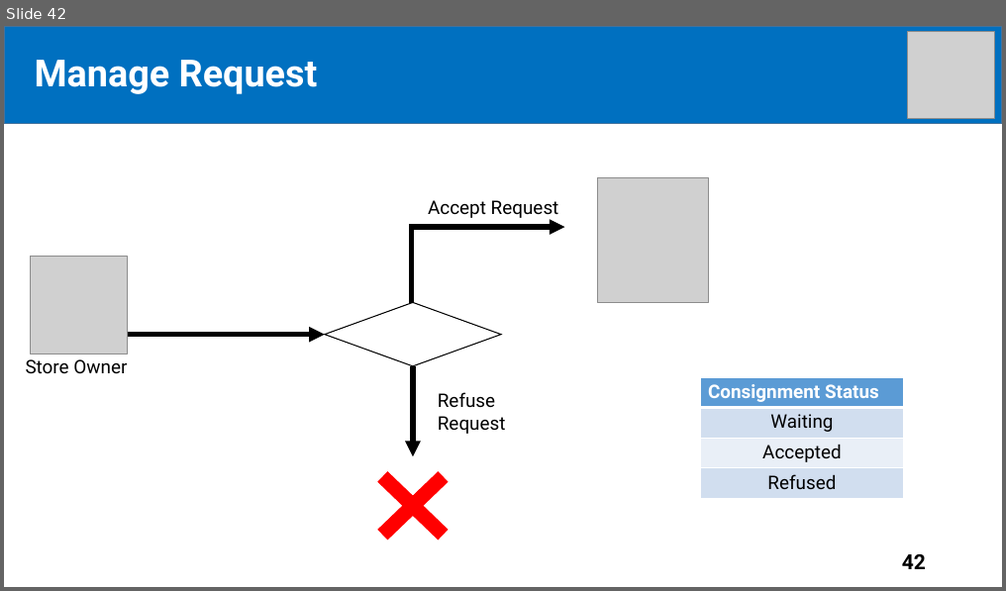
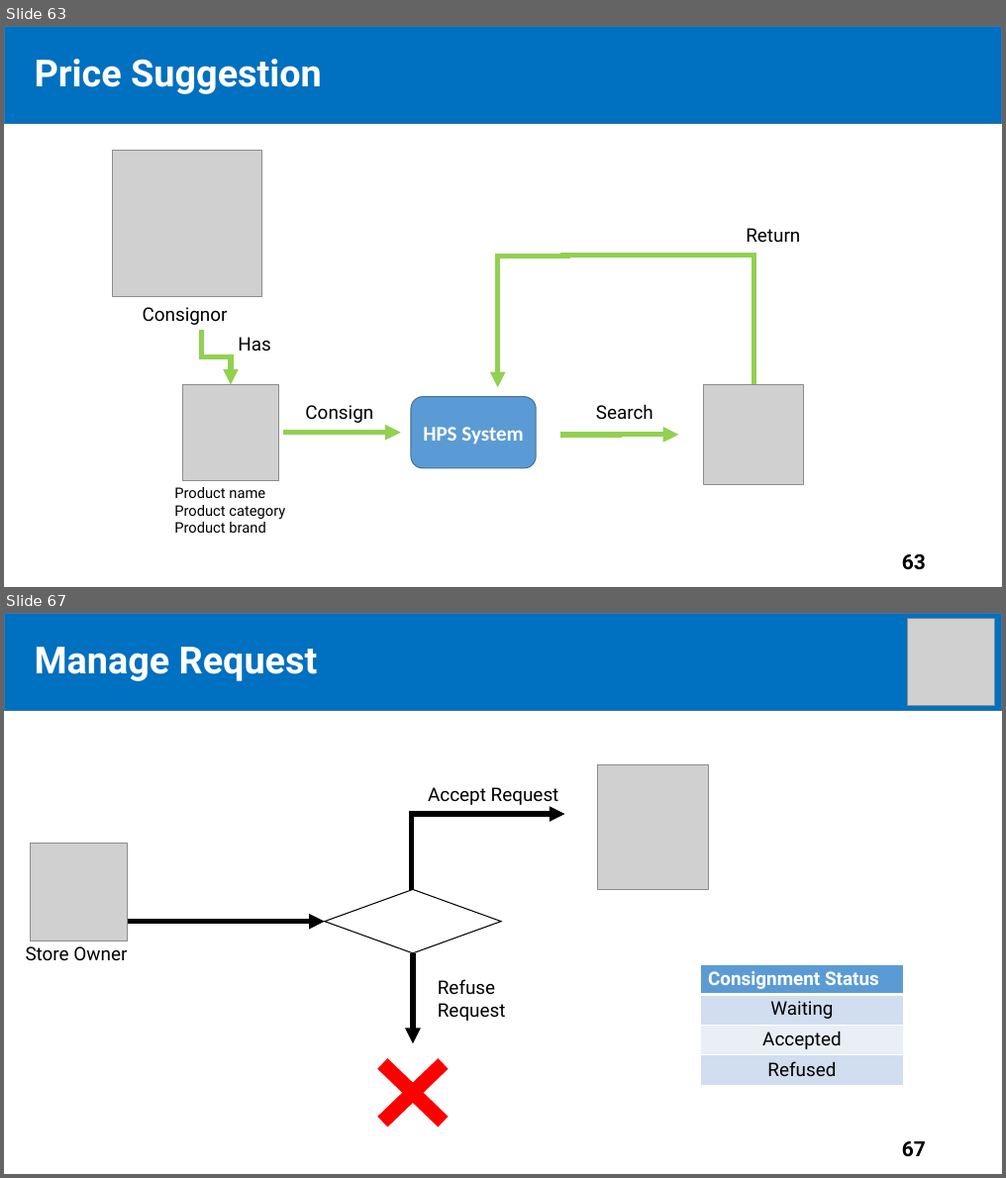
Before and after one commit to tiendan3108/CP, a slide deck: Source/Presentation/PreFinalPresentation.pptx. Shown one above the other, each under a label of ours: slide 42 before the commit, slides 63 and 67 after it; the slides between them are not shown. The pictures are 1006x591 and 1006x1178 pixels, drawn with LibreOffice and Linux fonts; fonts in the diff are those of the drawing; grey boxes stand for pictures. Boxes give left, top, right and bottom in pixels: in the first picture for what was removed or moved away, otherwise in the second. Text is boxed around its words. In the diff, an @@ line names an element or a change of style, - is before the commit and + after.

```diff
--- a/Source/Presentation/PreFinalPresentation.pptx
+++ b/Source/Presentation/PreFinalPresentation.pptx
@@ slide 63 added at bbox=[4, 26, 1002, 587], background #FFFFFF @@
@@ rectangle added at bbox=[4, 26, 1002, 123], fill #0070C0, outline #43739E 1 pt @@
@@ text added at bbox=[35, 59, 322, 94], 36 pt, text #FFFFFF, bold @@
+Price Suggestion
@@ title added at bbox=[61, 64, 209, 94], 44 pt, text #FFFFFF, bold @@
+Outline
@@ picture added at bbox=[113, 151, 261, 297] @@
@@ text added at bbox=[746, 228, 800, 242], 18 pt, text #000000 @@
+Return
@@ elbow arrow added from (567, 256) to (498, 387), #92D050 5 pt @@
@@ elbow line added from (754, 384) to (561, 256), #92D050 5 pt @@
@@ text added at bbox=[143, 307, 228, 325], 18 pt, text #000000 @@
+Consignor
@@ elbow arrow added from (202, 330) to (231, 384), #92D050 5 pt @@
@@ text added at bbox=[238, 337, 270, 351], 18 pt, text #000000 @@
+Has
@@ picture added at bbox=[183, 384, 279, 480] @@
@@ text added at bbox=[305, 405, 373, 423], 18 pt, text #000000 @@
+Consign
@@ rounded rectangle added at bbox=[411, 397, 537, 470], fill #5B9BD5, outline #43739E 1 pt, 20 pt, text #FFFFFF, bold @@
+HPS System
@@ text added at bbox=[596, 404, 653, 420], 18 pt, text #000000 @@
+Search
@@ picture added at bbox=[704, 384, 804, 484] @@
@@ elbow arrow added from (283, 433) to (401, 433), #92D050 5 pt @@
@@ elbow arrow added from (561, 435) to (678, 435), #92D050 5 pt @@
@@ text added at bbox=[174, 487, 285, 533], 14 pt, text #000000 @@
+Product name
+Product category
+Product brand
@@ page number added at bbox=[902, 555, 926, 570], 20 pt, text #000000, bold @@
+63
@@ what was slide 42 is now slide 67 @@
@@ page number at bbox=[902, 1142, 926, 1157]: text changed @@
-42
+67
```
Also in this commit, not shown: 4 slides changed, 26 other slides added, 2 slides removed.
